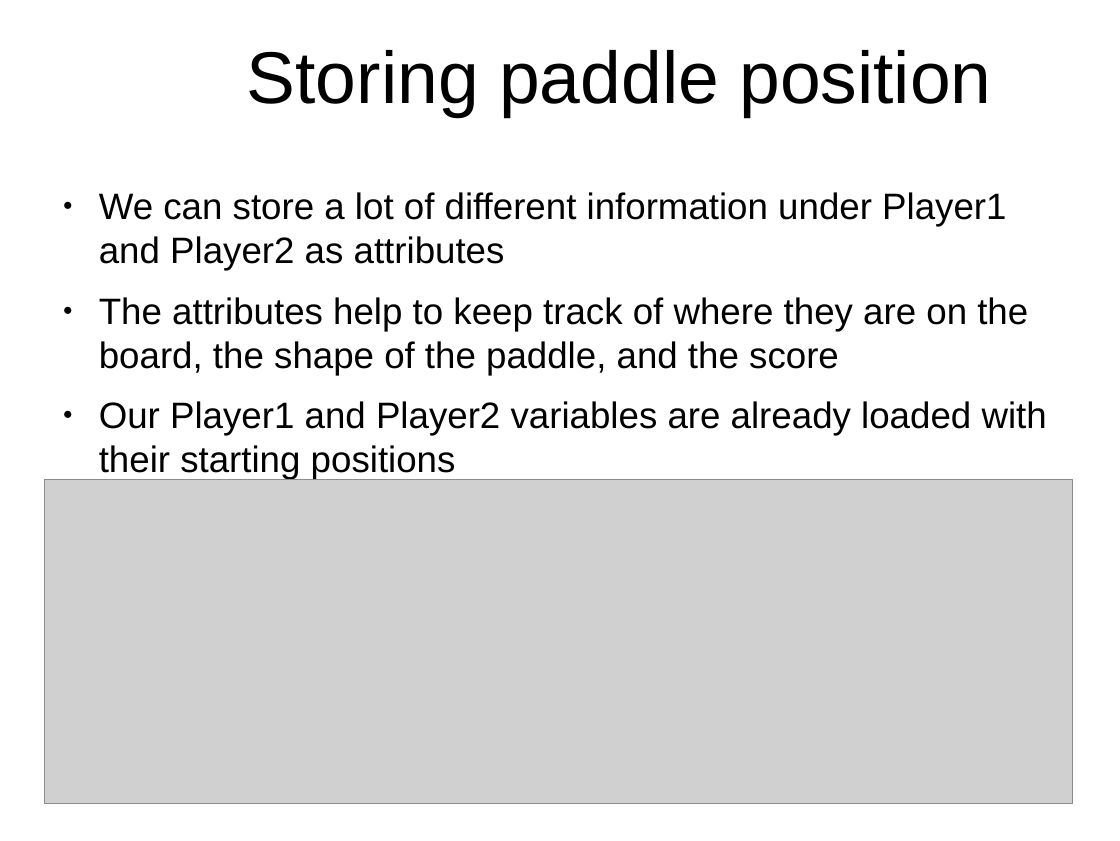
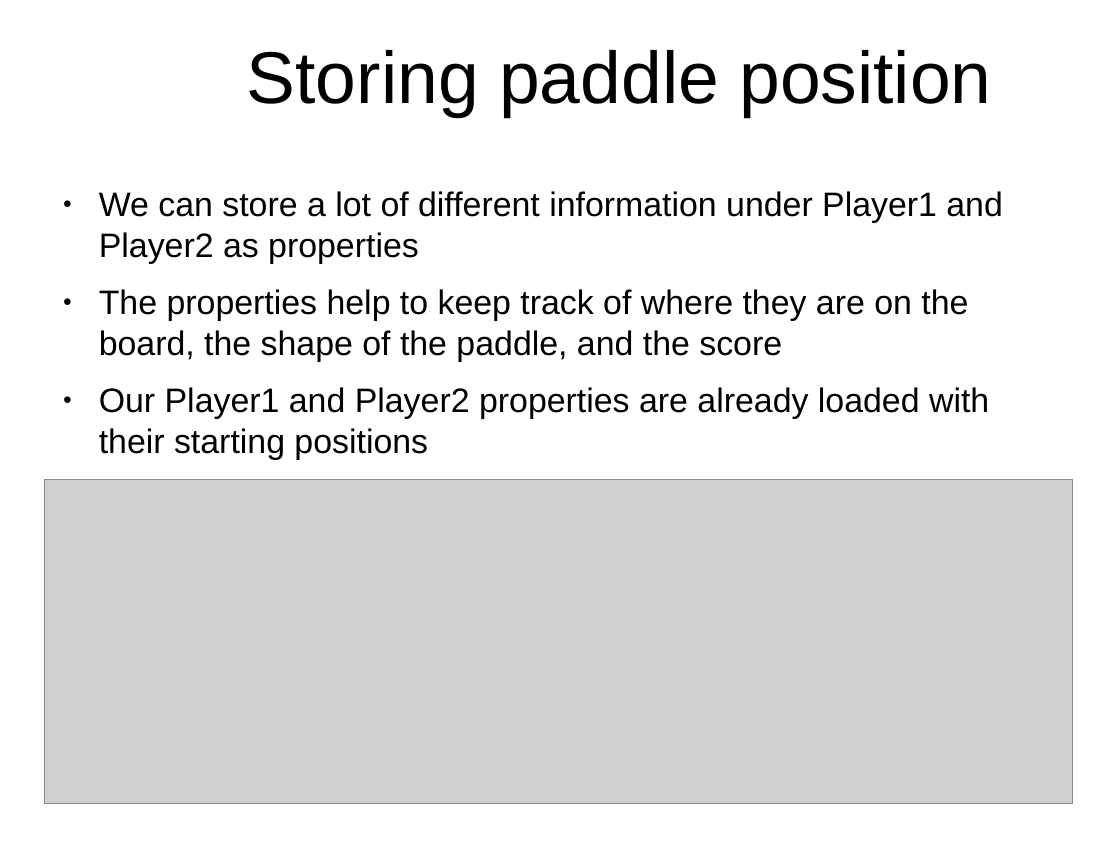
Before and after one commit to originalgrego/PaddleBattle, a slide deck: slide 11 of PaddleBattle - Explorathon 2017.odp. Drawn at 1120x841 pixels with LibreOffice and Linux fonts; fonts in the diff are those of the drawing; grey boxes stand for pictures; background and template pictures are left out. Boxes give left, top, right and bottom in pixels: in the first picture for what was removed or moved away, otherwise in the second. Text is boxed around its words. In the diff, an @@ line names an element or a change of style, - is before the commit and + after.

Commit message:
Some updates to the presentation, and small tweaks to the code

```diff
--- a/PaddleBattle - Explorathon 2017.odp
+++ b/PaddleBattle - Explorathon 2017.odp
@@ text at box(99, 191, 1003, 460): text changed; size 26 to 24.1 pt @@
-● We can store a lot of different information under Player1 and Player2 as attributes
-● The attributes help to keep track of where they are on the board, the shape of the paddle, and the score
-● Our Player1 and Player2 variables are already loaded with their starting positions
-● We access the attributes like this: Player1.x
+● We can store a lot of different information under Player1 and Player2 as properties
+● The properties help to keep track of where they are on the board, the shape of the paddle, and the score
+● Our Player1 and Player2 properties are already loaded with their starting positions
+● We access the properties like this: Player1.x
```
Also in this commit, not shown: 7 other slides changed, 3 other files.
